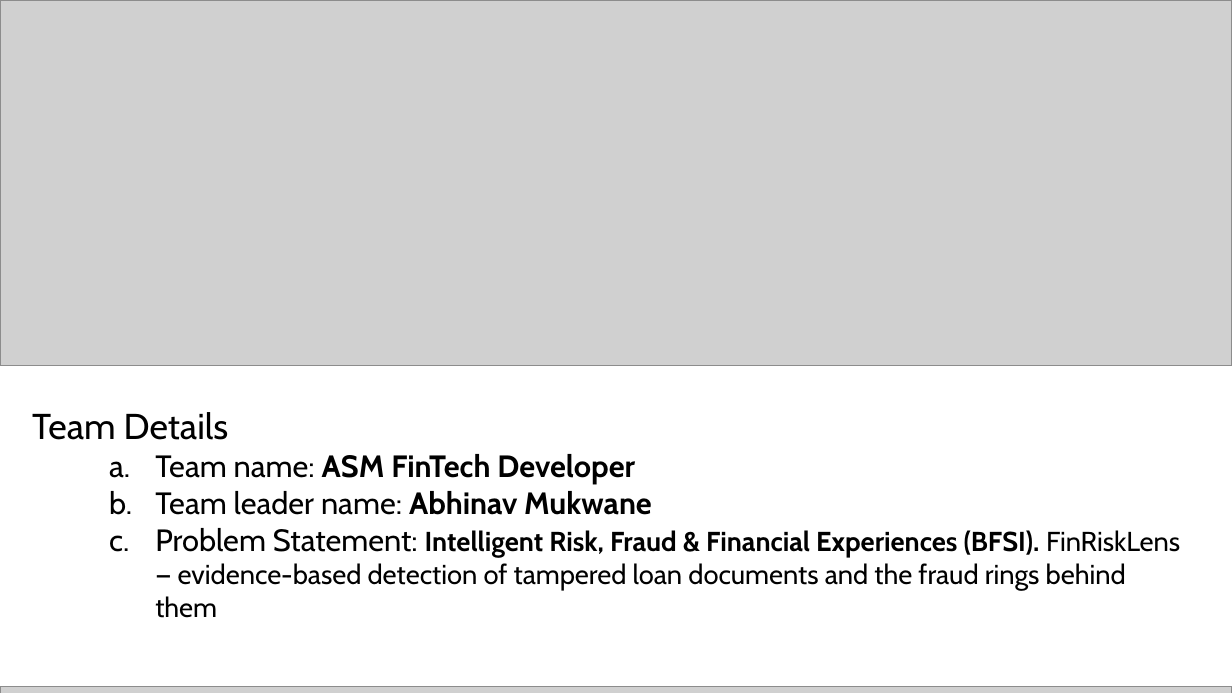
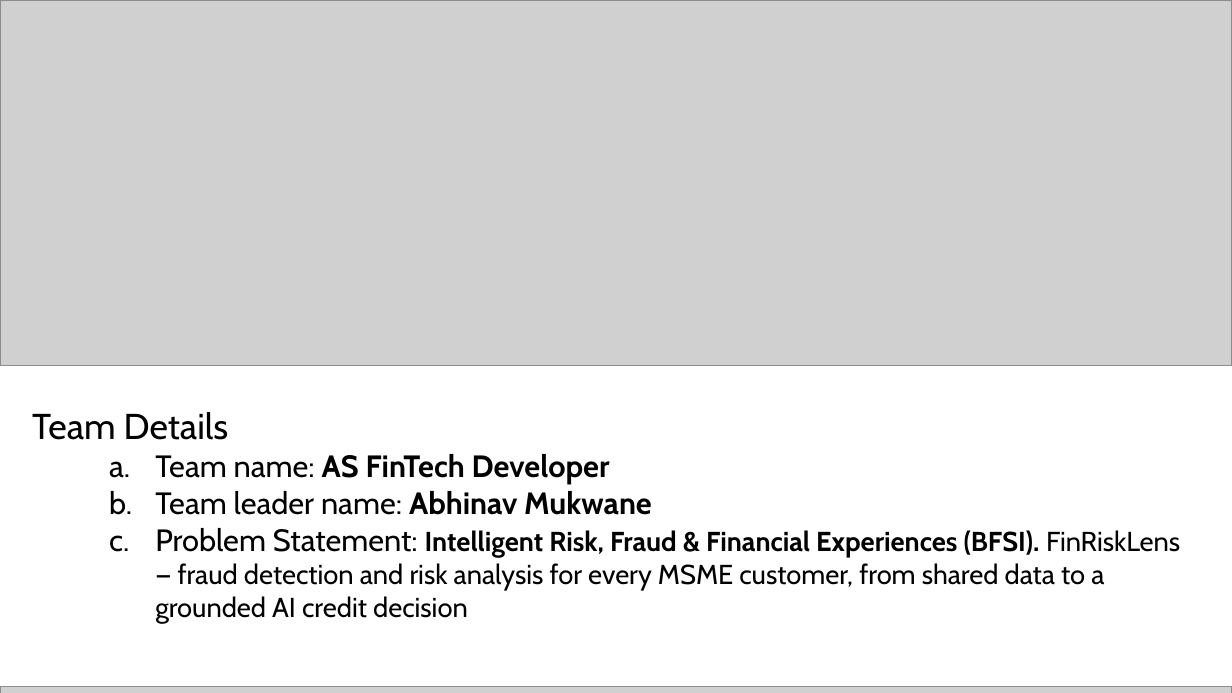
Before and after one commit to abhinavmukwane/FinRiskLensAI-RAG-V2, a slide deck: slide 1 of Doc/FinRiskLens_AI_Builder_Cup_2026.pptx. Drawn at 1232x693 pixels with LibreOffice and Linux fonts; fonts in the diff are those of the drawing; grey boxes stand for pictures. Boxes give left, top, right and bottom in pixels: in the first picture for what was removed or moved away, otherwise in the second. Text is boxed around its words. In the diff, an @@ line names an element or a change of style, - is before the commit and + after.

Commit message:
#Customer-wise only: case pages and Rings page removed; deck and docs to the customer flow
- Case page and Rings page/menu removed; Risk Lens actions moved to RiskLensController (/risk-lens)
- Customer links stay in each Risk Lens Network section, naming the linked customers
- A confirmed finding keeps blocking the loan case; only a dismissed one stops counting
- Deck: team AS FinTech Developer, customer flow, new snapshots; README, architecture, plan and video script updated

```diff
--- a/Doc/FinRiskLens_AI_Builder_Cup_2026.pptx
+++ b/Doc/FinRiskLens_AI_Builder_Cup_2026.pptx
@@ text at (x1=155, y1=454, x2=610, y2=484): text changed @@
-  a. Team name: ASM FinTech Developer
+  a. Team name: AS FinTech Developer
@@ text at (x1=155, y1=528, x2=1180, y2=623): text changed @@
-  c. Problem Statement: Intelligent Risk, Fraud & Financial Experiences (BFSI). FinRiskLens — evidence-based detection of tampered loan documents and the fraud rings behind them
+  c. Problem Statement: Intelligent Risk, Fraud & Financial Experiences (BFSI). FinRiskLens — fraud detection and risk analysis for every MSME customer, from shared data to a grounded AI credit decision
```
Also in this commit, not shown: 14 other slides changed, 2 slides removed, 25 other files.
